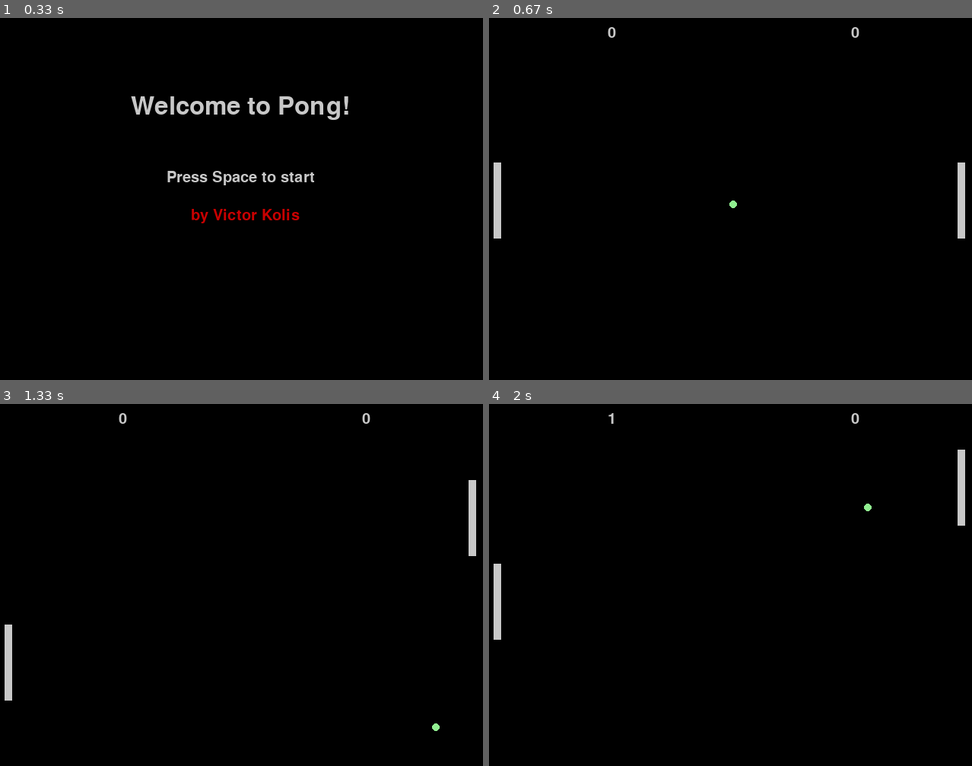
Above: before the commit, frames 1-4 (two rows, left to right).
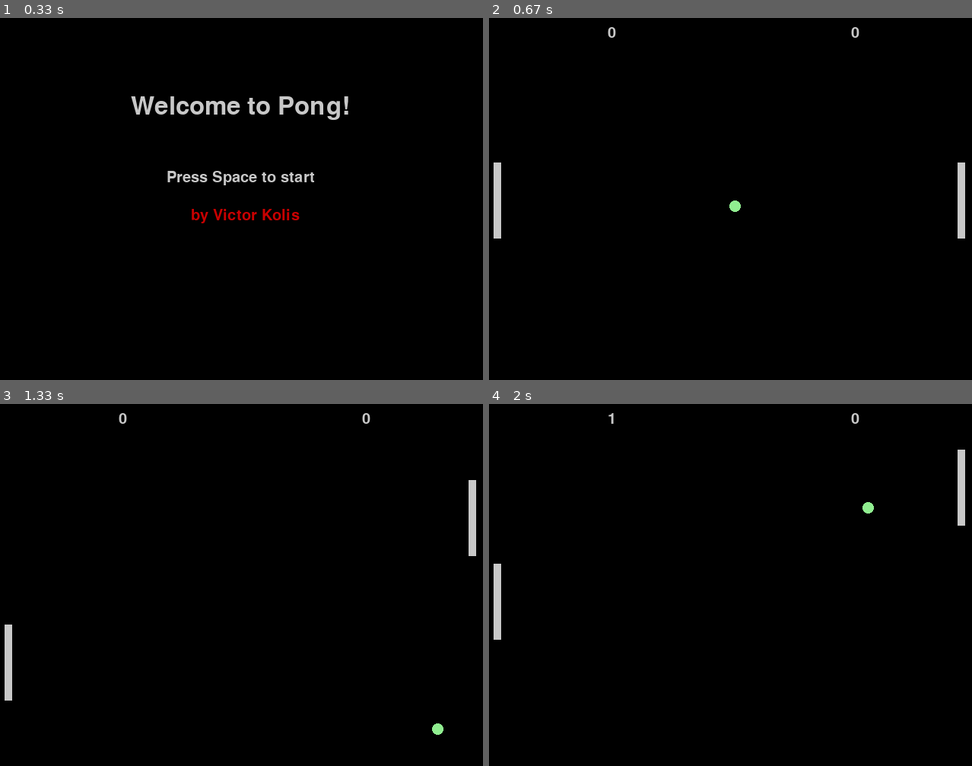
Above: after the commit, the same moments.

Repository: vvrmatos/python-programs
Game: pygame game, started from games/pong/pong.py
Same seed, same stepped clock (60 frames per second), same inputs: the game is played once before the commit and once after it.
Inputs:
- Up to frame 1 (0.33 s): no input
- Up to frame 2 (0.67 s): tap Space at 0.33 s
- Up to frame 3 (1.33 s): hold Up 0.67-1.13 s; tap Space at 0.73, 1.03, 1.23 s; hold Down from 1.17 s (still down); hold S from 1.17 s (still down)
- Up to frame 4 (2 s): release Down at 1.47 s; release S at 1.47 s; hold Up 1.5-1.87 s; hold W 1.5-1.87 s; tap Space at 1.57, 1.97 s; hold Down from 1.9 s (still down); hold S from 1.9 s (still down)

Frame 1 is identical in both runs. In frame 2, less than 0.1% of the frame differs, in the area x 49-53%, y 50-54%; in frame 3, less than 0.1%; in frame 4, less than 0.1%.

Commit message:
theme song modification

Diff:
--- a/games/pong/pong.py
+++ b/games/pong/pong.py
@@ -27,7 +27,7 @@
 # Constants
 SCREEN_WIDTH, SCREEN_HEIGHT = 640, 480
 PADDLE_WIDTH, PADDLE_HEIGHT = 10, 100
-BALL_SIZE = 10
+BALL_SIZE = 15
 FONT_SIZE = 30
 WHITE = (200, 200, 200)
 GREEN = (144, 238, 144)
Not shown, added: games/pong/.DS_Store
Not shown, changed: games/pong/theme.mp3
